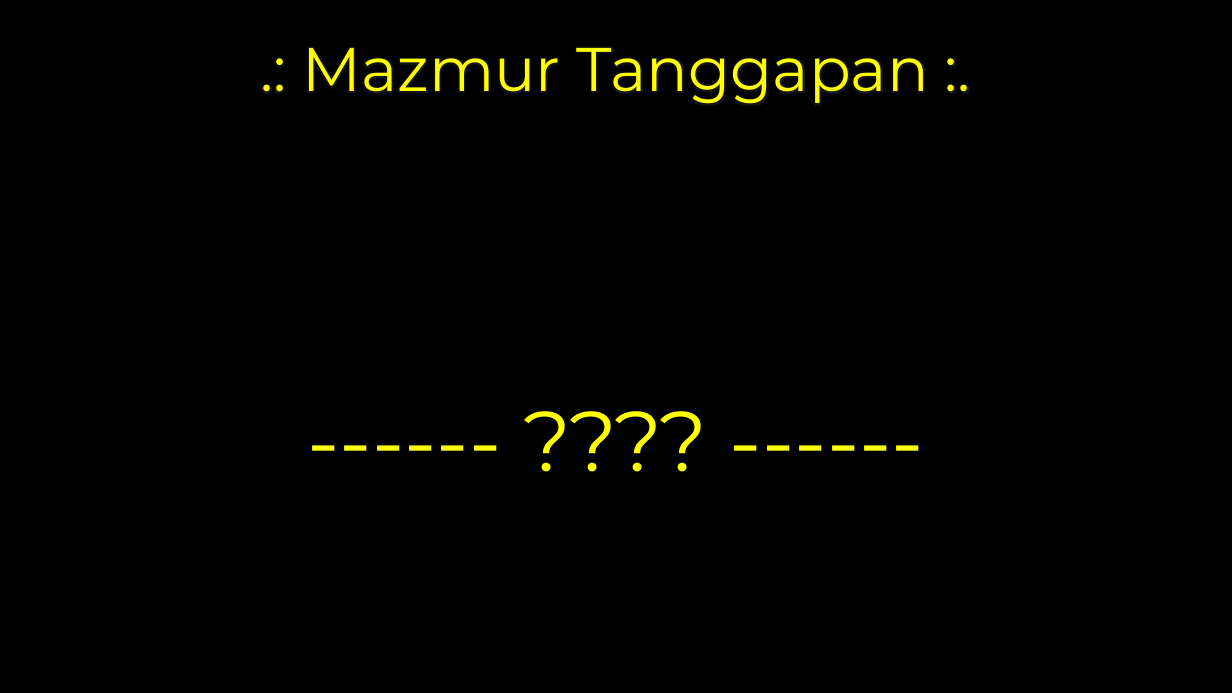
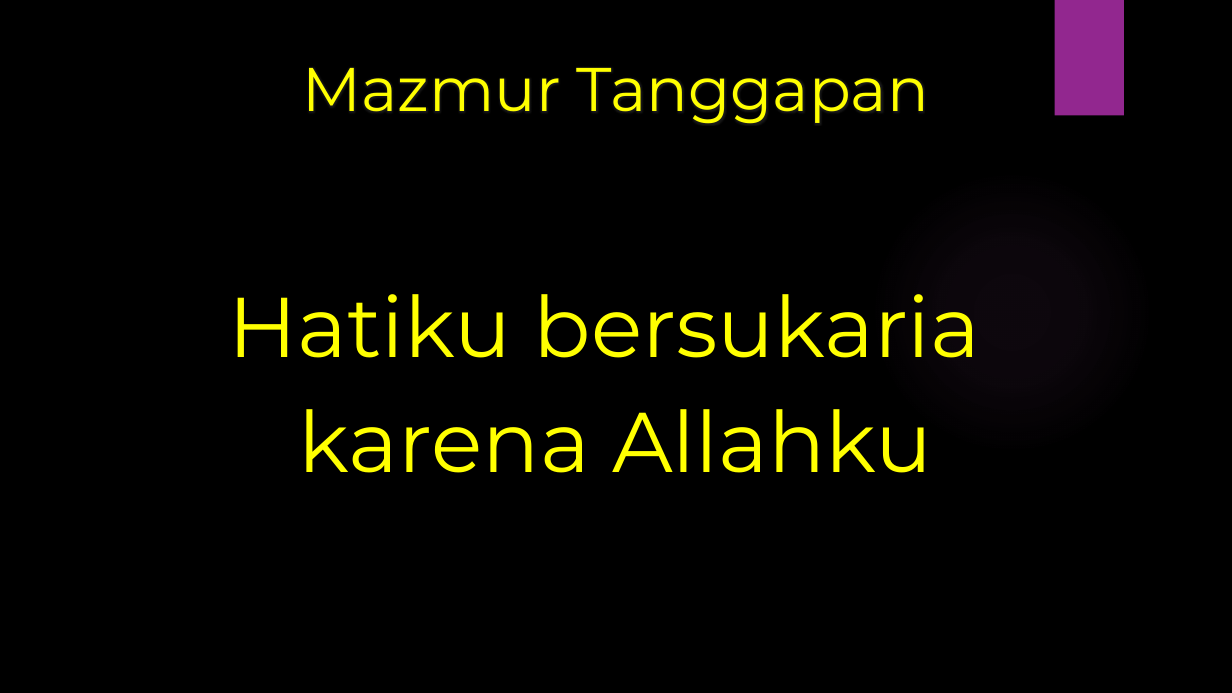
Before and after one commit to laurensius/Slide_Misa_KRC, a slide deck: slide 25 of 2020 12 tanggal 12- 13/SLide Misa Bahasa Indonesia.pptx. Drawn at 1232x693 pixels with LibreOffice and Linux fonts; fonts in the diff are those of the drawing; background and template pictures are left out. Boxes give left, top, right and bottom in pixels: in the first picture for what was removed or moved away, otherwise in the second. Text is boxed around its words. In the diff, an @@ line names an element or a change of style, - is before the commit and + after.

```diff
--- a/2020 12 tanggal 12- 13/SLide Misa Bahasa Indonesia.pptx
+++ b/2020 12 tanggal 12- 13/SLide Misa Bahasa Indonesia.pptx
@@ rectangle added at [1055,0,1124,116], fill #92278F @@
@@ title "Mazmur Tanggapan" at [303,67,929,124]: vertical alignment middle to top @@
@@ title at [303,67,929,124]: text changed @@
-.: Mazmur Tanggapan :.
+Mazmur Tanggapan
@@ ellipse added at [870,169,1154,454], fill gradient #BA69B8 @@
@@ text at [229,294,981,473]: text changed @@
------- ???? ------
+Hatiku bersukaria
+karena Allahku
```
Also in this commit, not shown: 47 other slides changed, 1 other file.
